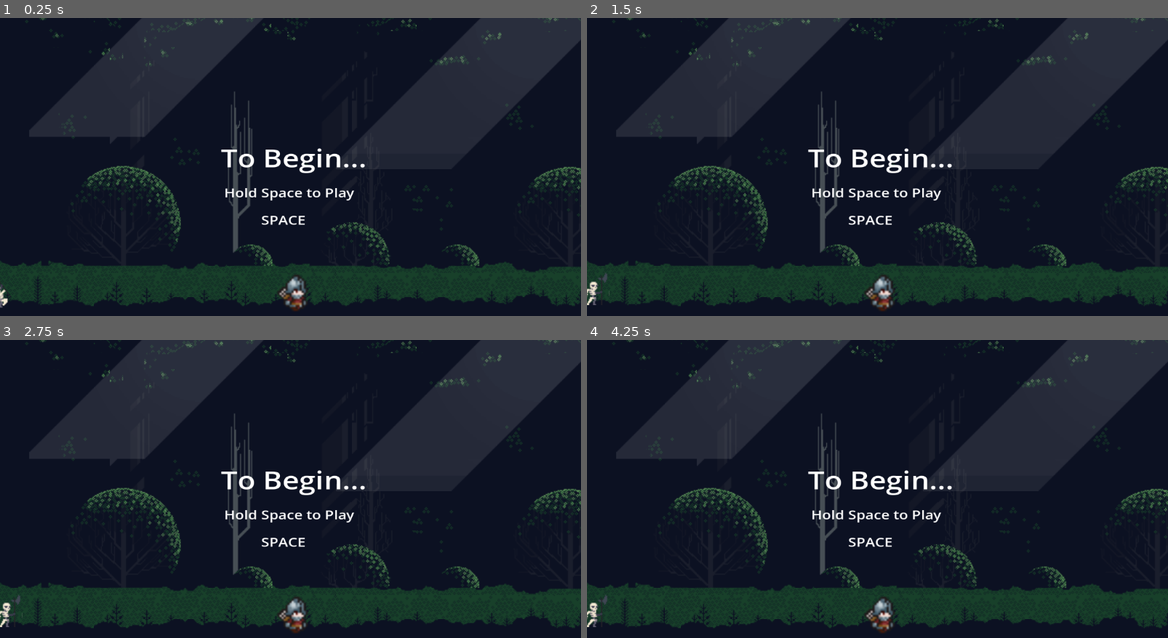
Above: before the commit, frames 1-4 (two rows, left to right).
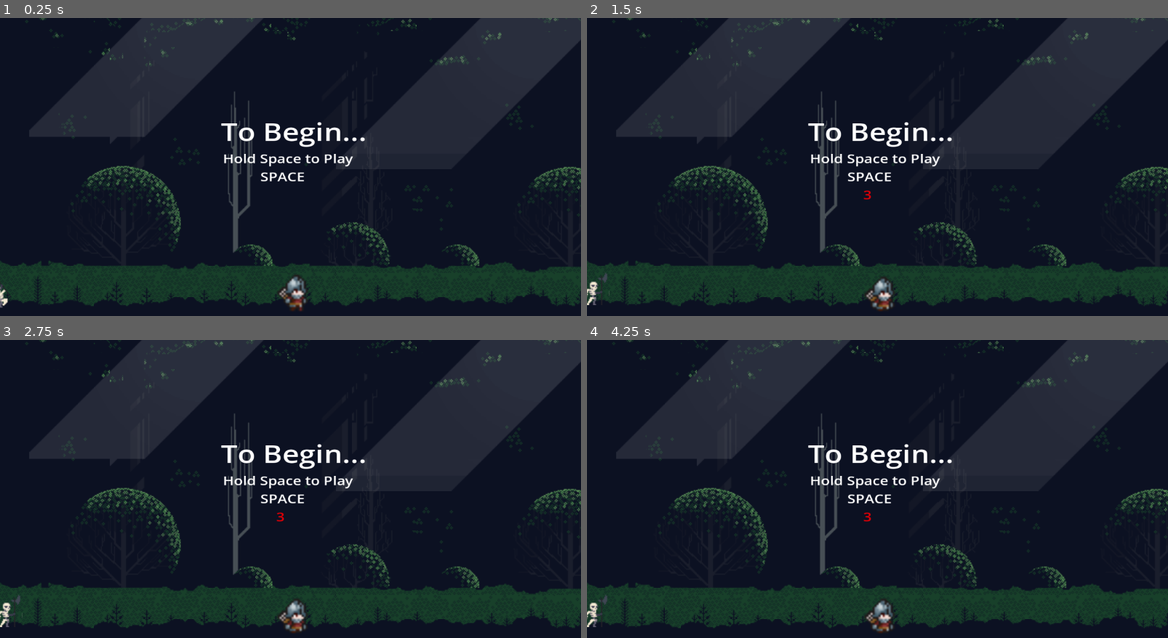
Above: after the commit, the same moments.

Repository: Peterb15/OneButtonGame
Game: Godot game, scene res://main.tscn
Two runs of this game, one before a commit and one after it. Both use one fixed random seed, a clock stepped at 60 frames per second and the inputs below.
Inputs:
- Up to frame 1 (0.25 s): no input
- Up to frame 2 (1.5 s): tap Enter (ui_accept) at 0.5, 1.35 s; hold Enter (ui_accept) 0.53-1.28 s; tap Space (ui_select) at 0.6 s
- Up to frame 3 (2.75 s): tap Enter (ui_accept) at 1.52, 1.82 s; tap Space (ui_select) at 1.55, 2.1 s; hold Enter (ui_accept) from 2.03 s (still down)
- Up to frame 4 (4.25 s): release Enter (ui_accept) at 2.78 s; tap Space (ui_select) at 2.85 s; tap Enter (ui_accept) at 3.02, 3.32 s; hold Enter (ui_accept) from 3.53 s (still down)

The runs differ from the first frame. In frame 1, 2.0% of the frame differs, in the area x 38-63%, y 34-99%; in frame 2, 2.2%; in frame 3, 2.2%; in frame 4, 2.2%.

Commit message:
Victory, Defeat, and Begin states completed

Diff:
--- a/main.gd
+++ b/main.gd
@@ -5,34 +5,91 @@
 var hold_duration = 3.0 # Time in seconds to check for
 var begin = true
 var defeat = false
+var death = false
+var victory = false
 
 func _process(delta):
 	if Input.is_action_pressed("ui_accept") && begin == true: # "ui_accept" is mapped to space bar by default
+		if $Camera2D/Countdown.visible == false:
+			$Camera2D/Countdown.visible = true
+		if space_hold_time >= 1.0 && space_hold_time < 2.0:
+			$Camera2D/Countdown.text = "2"
+		if space_hold_time >= 2.0 && space_hold_time < 3.0:
+			$Camera2D/Countdown.text = "1"
 		space_hold_time  += delta
 		print(space_hold_time)
 		if space_hold_time >= hold_duration:
+			$Camera2D/Countdown.text = "3"
 			print("Space bar held for 3 seconds")
 			space_hold_time = 0.0 # Reset or handle as needed
-			$Player/Camera2D/Begin.visible = false
-			$Player/Camera2D/Begin_Instructions.visible = false
-			$Player/Camera2D/Space.visible = false
-			$Player.move_speed = 500
-			$Skeleton.enemy_chase_speed = 100
+			$Camera2D/Begin.visible = false
+			$Camera2D/Begin_Instructions.visible = false
+			$Camera2D/Space.visible = false
+			$Player.move_speed = 750
+			$Skeleton.enemy_chase_speed = 90
 			$Skeleton.begin = true
 			begin = false
+			$Camera2D/AnimationPlayer.play("camera_movement")
+			$Camera2D/Countdown.visible = false
 	elif Input.is_action_pressed("ui_accept") && defeat == true: # "ui_accept" is mapped to space bar by default
+		if $Camera2D/Countdown.visible == false:
+			$Camera2D/Countdown.visible = true
+		if space_hold_time >= 1.0 && space_hold_time < 2.0:
+			$Camera2D/Countdown.text = "2"
+		if space_hold_time >= 2.0 && space_hold_time < 3.0:
+			$Camera2D/Countdown.text = "1"
 		space_hold_time  += delta
 		print(space_hold_time)
 		if space_hold_time >= hold_duration:
+			$Camera2D/Countdown.text = "3"
 			get_tree().reload_current_scene()
 			defeat = false
+	elif Input.is_action_pressed("ui_accept") && victory == true:
+		if $Camera2D/Countdown.visible == false:
+			$Camera2D/Countdown.visible = true
+		if space_hold_time >= 1.0 && space_hold_time < 2.0:
+			$Camera2D/Countdown.text = "2"
+		if space_hold_time >= 2.0 && space_hold_time < 3.0:
+			$Camera2D/Countdown.text = "1"
+		space_hold_time  += delta
+		print(space_hold_time)
+		if space_hold_time >= hold_duration:
+			$Camera2D/Countdown.text = "3"
+			victory = false
+			get_tree().reload_current_scene()
 	else:
 		space_hold_time = 0.0 # Reset when the key is released
 
 	if($Player.hp == 0):
 		defeat = true
+		$Camera2D/AnimationPlayer.pause()
+		if death == false:
+			$Player/AnimatedSprite2D.play("death")
+			death = true
+			$deathTimer.start()
+
 
 	if defeat == true:
-		$Player/Camera2D/Defeat.visible = true
-		$Player/Camera2D/Instructions.visible = true
-		$Player/Camera2D/Space.visible = true
+		$Camera2D/Defeat.visible = true
+		$Camera2D/Instructions.visible = true
+		$Camera2D/Space.visible = true
+
+	if victory == true:
+		$Camera2D/Victory.visible = true
+		$Camera2D/Instructions.visible = true
+		$Camera2D/Space.visible = true
+
+
+func _on_death_timer_timeout() -> void:
+	death = true
+	$Player/AnimatedSprite2D.play("dead")
+	pass # Replace with function body.
+
+
+
+func _on_victory_detection_body_entered(body: Node2D) -> void:
+	if body is CharacterBody2D:
+		victory = true
+		$Skeleton.enemy_chase_speed = 0
+		$Player.move_speed = 4000
+	pass # Replace with function body.
--- a/main.tscn
+++ b/main.tscn
@@ -1,10 +1,50 @@
-[gd_scene load_steps=6 format=3 uid="uid://c2k6bm4a6icjm"]
+[gd_scene load_steps=10 format=3 uid="uid://c2k6bm4a6icjm"]
 
 [ext_resource type="PackedScene" uid="uid://c7wkv2fy1g82o" path="res://scenes/Player.tscn" id="1_vb14k"]
 [ext_resource type="Script" path="res://main.gd" id="1_ydauw"]
 [ext_resource type="PackedScene" uid="uid://dmq3rkidytpfr" path="res://scenes/Ground.tscn" id="2_m6wnl"]
 [ext_resource type="PackedScene" uid="uid://uugqmiym0vev" path="res://scenes/forest.tscn" id="3_xc7pq"]
 [ext_resource type="PackedScene" uid="uid://cea171bvv5f7q" path="res://scenes/skeleton.tscn" id="4_2dytc"]
+
+[sub_resource type="Animation" id="Animation_vaa23"]
+resource_name = "camera_movement"
+length = 30.0
+tracks/0/type = "value"
+tracks/0/imported = false
+tracks/0/enabled = true
+tracks/0/path = NodePath(".:position")
+tracks/0/interp = 1
+tracks/0/loop_wrap = true
+tracks/0/keys = {
+"times": PackedFloat32Array(0, 28.9333),
+"transitions": PackedFloat32Array(1, 1),
+"update": 0,
+"values": [Vector2(157, -19), Vector2(2360, -19)]
+}
+
+[sub_resource type="Animation" id="Animation_emgrh"]
+length = 0.001
+tracks/0/type = "value"
+tracks/0/imported = false
+tracks/0/enabled = true
+tracks/0/path = NodePath(".:position")
+tracks/0/interp = 1
+tracks/0/loop_wrap = true
+tracks/0/keys = {
+"times": PackedFloat32Array(0),
+"transitions": PackedFloat32Array(1),
+"update": 0,
+"values": [Vector2(157, -19)]
+}
+
+[sub_resource type="AnimationLibrary" id="AnimationLibrary_fjmw1"]
+_data = {
+"RESET": SubResource("Animation_emgrh"),
+"camera_movement": SubResource("Animation_vaa23")
+}
+
+[sub_resource type="RectangleShape2D" id="RectangleShape2D_jrshw"]
+size = Vector2(257, 20)
 
 [node name="Main" type="Node2D"]
 script = ExtResource("1_ydauw")
@@ -13,53 +53,6 @@
 top_level = true
 position = Vector2(157, -19)
 scale = Vector2(0.465099, 0.465099)
-
-[node name="Camera2D" type="Camera2D" parent="Player"]
-scale = Vector2(0.868087, 0.729147)
-offset = Vector2(0, -106.985)
-zoom = Vector2(2, 2)
-
-[node name="Defeat" type="RichTextLabel" parent="Player/Camera2D"]
-visible = false
-offset_left = -170.899
-offset_top = -433.468
-offset_right = 248.101
-offset_bottom = -248.468
-theme_override_font_sizes/normal_font_size = 72
-text = "You Lose..."
-
-[node name="Begin" type="RichTextLabel" parent="Player/Camera2D"]
-offset_left = -170.899
-offset_top = -433.468
-offset_right = 248.101
-offset_bottom = -248.468
-theme_override_font_sizes/normal_font_size = 72
-text = "To Begin..."
-
-[node name="Instructions" type="RichTextLabel" parent="Player/Camera2D"]
-visible = false
-offset_left = -210.528
-offset_top = -294.876
-offset_right = 240.472
-offset_bottom = -179.876
-theme_override_font_sizes/normal_font_size = 36
-text = "Hold Space to Play Again"
-
-[node name="Begin_Instructions" type="RichTextLabel" parent="Player/Camera2D"]
-offset_left = -163.469
-offset_top = -306.671
-offset_right = 287.531
-offset_bottom = -191.671
-theme_override_font_sizes/normal_font_size = 36
-text = "Hold Space to Play "
-
-[node name="Space" type="RichTextLabel" parent="Player/Camera2D"]
-offset_left = -71.8273
-offset_top = -227.055
-offset_right = 47.1727
-offset_bottom = -112.055
-theme_override_font_sizes/normal_font_size = 36
-text = "SPACE"
 
 [node name="Ground" parent="." instance=ExtResource("2_m6wnl")]
 position = Vector2(54, 36)
@@ -70,3 +63,88 @@
 
 [node name="Skeleton" parent="." instance=ExtResource("4_2dytc")]
 position = Vector2(-122, -12)
+
+[node name="Camera2D" type="Camera2D" parent="."]
+position = Vector2(157, -19)
+scale = Vector2(0.403746, 0.339126)
+offset = Vector2(0, -106.985)
+zoom = Vector2(2, 2)
+
+[node name="Defeat" type="RichTextLabel" parent="Camera2D"]
+visible = false
+offset_left = -170.899
+offset_top = -510.136
+offset_right = 248.101
+offset_bottom = -325.136
+theme_override_font_sizes/normal_font_size = 72
+text = "You Lose..."
+
+[node name="Victory" type="RichTextLabel" parent="Camera2D"]
+visible = false
+offset_left = -170.899
+offset_top = -510.136
+offset_right = 248.101
+offset_bottom = -325.136
+theme_override_font_sizes/normal_font_size = 72
+text = "You Win!"
+
+[node name="Begin" type="RichTextLabel" parent="Camera2D"]
+offset_left = -170.899
+offset_top = -510.136
+offset_right = 248.101
+offset_bottom = -325.136
+theme_override_font_sizes/normal_font_size = 72
+text = "To Begin..."
+
+[node name="Instructions" type="RichTextLabel" parent="Camera2D"]
+visible = false
+offset_left = -210.528
+offset_top = -412.826
+offset_right = 240.472
+offset_bottom = -297.826
+theme_override_font_sizes/normal_font_size = 36
+text = "Hold Space to Play Again"
+
+[node name="Begin_Instructions" type="RichTextLabel" parent="Camera2D"]
+offset_left = -165.946
+offset_top = -406.929
+offset_right = 285.054
+offset_bottom = -291.929
+theme_override_font_sizes/normal_font_size = 36
+text = "Hold Space to Play "
+
+[node name="Space" type="RichTextLabel" parent="Camera2D"]
+offset_left = -74.3041
+offset_top = -353.851
+offset_right = 44.6959
+offset_bottom = -291.851
+theme_override_font_sizes/normal_font_size = 36
+text = "SPACE"
+
+[node name="Countdown" type="RichTextLabel" parent="Camera2D"]
+visible = false
+offset_left = -34.6752
+offset_top = -300.774
+offset_right = -7.67521
+offset_bottom = -238.774
+theme_override_colors/default_color = Color(0.890196, 0, 0.0235294, 1)
+theme_override_font_sizes/normal_font_size = 36
+text = "3"
+
+[node name="AnimationPlayer" type="AnimationPlayer" parent="Camera2D"]
+libraries = {
+"": SubResource("AnimationLibrary_fjmw1")
+}
+
+[node name="deathTimer" type="Timer" parent="."]
+
+[node name="VictoryDetection" type="Area2D" parent="."]
+position = Vector2(2632, -131)
+rotation = -1.5708
+
+[node name="CollisionShape2D" type="CollisionShape2D" parent="VictoryDetection"]
+position = Vector2(-38.5, 0)
+shape = SubResource("RectangleShape2D_jrshw")
+
+[connection signal="timeout" from="deathTimer" to="." method="_on_death_timer_timeout"]
+[connection signal="body_entered" from="VictoryDetection" to="." method="_on_victory_detection_body_entered"]
--- a/scenes/Player.tscn
+++ b/scenes/Player.tscn
@@ -1,11 +1,32 @@
-[gd_scene load_steps=20 format=3 uid="uid://c7wkv2fy1g82o"]
+[gd_scene load_steps=26 format=3 uid="uid://c7wkv2fy1g82o"]
 
 [ext_resource type="Script" path="res://scripts/player.gd" id="1_37k4i"]
+[ext_resource type="Texture2D" uid="uid://7fsita5b1glv" path="res://assets/Tiny RPG Character Asset Pack v1.03 -Free Soldier&Orc/Characters(100x100)/Soldier/Soldier/Soldier-Death.png" id="2_t2x2a"]
 [ext_resource type="Texture2D" uid="uid://btmhp1afew3fu" path="res://assets/Tiny RPG Character Asset Pack v1.03 -Free Soldier&Orc/Characters(100x100)/Soldier/Soldier/Soldier.png" id="2_wxda7"]
 [ext_resource type="Texture2D" uid="uid://bb7yr5o2kn8ht" path="res://assets/Tiny RPG Character Asset Pack v1.03 -Free Soldier&Orc/Characters(100x100)/Soldier/Soldier/Soldier-Walk.png" id="3_6y0rw"]
 
 [sub_resource type="RectangleShape2D" id="RectangleShape2D_fs1kr"]
 size = Vector2(53, 74)
+
+[sub_resource type="AtlasTexture" id="AtlasTexture_51pg7"]
+atlas = ExtResource("2_t2x2a")
+region = Rect2(300, 0, 100, 100)
+
+[sub_resource type="AtlasTexture" id="AtlasTexture_yriop"]
+atlas = ExtResource("2_t2x2a")
+region = Rect2(0, 0, 100, 100)
+
+[sub_resource type="AtlasTexture" id="AtlasTexture_8katb"]
+atlas = ExtResource("2_t2x2a")
+region = Rect2(100, 0, 100, 100)
+
+[sub_resource type="AtlasTexture" id="AtlasTexture_taa7s"]
+atlas = ExtResource("2_t2x2a")
+region = Rect2(200, 0, 100, 100)
+
+[sub_resource type="AtlasTexture" id="AtlasTexture_xl6pm"]
+atlas = ExtResource("2_t2x2a")
+region = Rect2(300, 0, 100, 100)
 
 [sub_resource type="AtlasTexture" id="AtlasTexture_lvyoc"]
 atlas = ExtResource("2_wxda7")
@@ -67,6 +88,31 @@
 animations = [{
 "frames": [{
 "duration": 1.0,
+"texture": SubResource("AtlasTexture_51pg7")
+}],
+"loop": true,
+"name": &"dead",
+"speed": 5.0
+}, {
+"frames": [{
+"duration": 1.0,
+"texture": SubResource("AtlasTexture_yriop")
+}, {
+"duration": 1.0,
+"texture": SubResource("AtlasTexture_8katb")
+}, {
+"duration": 1.0,
+"texture": SubResource("AtlasTexture_taa7s")
+}, {
+"duration": 1.0,
+"texture": SubResource("AtlasTexture_xl6pm")
+}],
+"loop": false,
+"name": &"death",
+"speed": 5.0
+}, {
+"frames": [{
+"duration": 1.0,
 "texture": SubResource("AtlasTexture_lvyoc")
 }, {
 "duration": 1.0,
@@ -113,9 +159,9 @@
 "duration": 1.0,
 "texture": SubResource("AtlasTexture_fcwsf")
 }],
-"loop": true,
+"loop": false,
 "name": &"running",
-"speed": 18.0
+"speed": 15.0
 }]
 
 [node name="Player" type="CharacterBody2D" groups=["player"]]
@@ -132,7 +178,9 @@
 position = Vector2(11, 17)
 scale = Vector2(4.28, 4.28)
 sprite_frames = SubResource("SpriteFrames_qb7ii")
-animation = &"running"
-frame_progress = 0.517014
+animation = &"death"
+autoplay = "default"
+frame = 3
+frame_progress = 1.0
 
 [connection signal="timeout" from="Timer" to="." method="_on_timer_timeout"]
--- a/scenes/skeleton.tscn
+++ b/scenes/skeleton.tscn
@@ -336,12 +336,13 @@
 animation = &"hit"
 
 [node name="DetectionRange" type="Area2D" parent="."]
-position = Vector2(-3, 0)
+position = Vector2(5, 1)
+scale = Vector2(1.2, 1.2)
 collision_layer = 2
 collision_mask = 3
 
 [node name="CollisionShape2D" type="CollisionShape2D" parent="DetectionRange"]
-position = Vector2(4, -7)
+position = Vector2(-4, -4)
 shape = SubResource("CircleShape2D_cvtd8")
 
 [connection signal="area_entered" from="DetectionRange" to="." method="_on_detection_range_area_entered"]
--- a/scripts/player.gd
+++ b/scripts/player.gd
@@ -10,6 +10,7 @@
 		print("Move Speed: ")
 		print(move_speed)
 		velocity.x = move_speed
+		$AnimatedSprite2D.play("running")
 	else:
 		velocity.x = 0
 
--- a/scripts/skeleton.gd
+++ b/scripts/skeleton.gd
@@ -20,7 +20,7 @@
 	var player = $DetectionRange.get_overlapping_bodies()
 	if (not player.is_empty()):
 		print(player[0])
-		if player == CharacterBody2D:
+		if player[0] == CharacterBody2D:
 			print("DEATH")
 			player[0].hp = 0
 	pass # Replace with function body.
